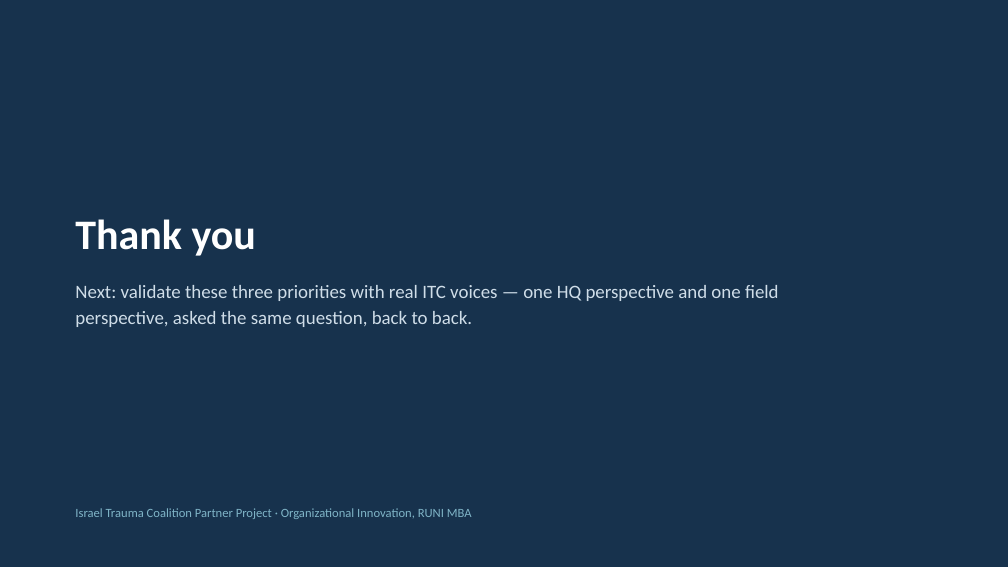
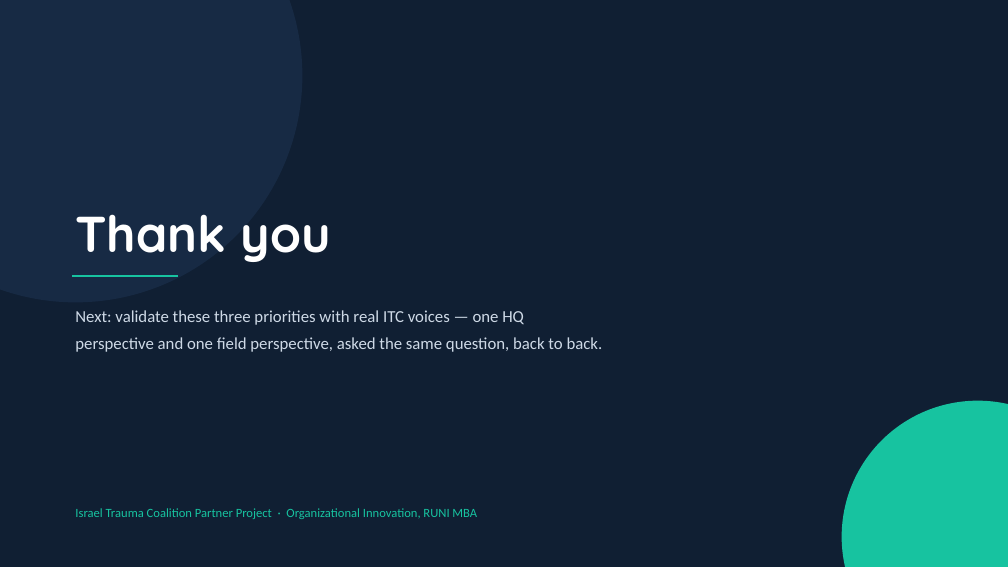
Before and after one commit to stglustein-maker/itc-innovation-assessment, a slide deck: slide 18 of ITC_Innovation_Readiness_Assessment.pptx (slide 15 before the commit). Drawn at 1008x567 pixels with LibreOffice and Linux fonts; fonts in the diff are those of the drawing. Boxes give left, top, right and bottom in pixels: in the first picture for what was removed or moved away, otherwise in the second. Text is boxed around its words. In the diff, an @@ line names an element or a change of style, - is before the commit and + after.

```diff
--- a/ITC_Innovation_Readiness_Assessment.pptx
+++ b/ITC_Innovation_Readiness_Assessment.pptx
@@ background #17324D to #101F33 @@
@@ ellipse added at (0,0,302,302), fill #172A44 @@
@@ text "Thank you" at (75,214,331,262): size 40 to 48 pt, font Calibri to Quicksand @@
@@ line added from (72, 276) to (178, 276), #17C3A0 2.5 pt @@
@@ text at (75,310,603,352): text changed; size 18 to 16 pt; text colour #CFDDE8 to #CED9E6 @@
-Next: validate these three priorities with real ITC voices — one HQ perspective and one field perspective, asked the same question, back to back.
+Next: validate these three priorities with real ITC voices — one HQ
+perspective and one field perspective, asked the same question, back to back.
@@ ellipse added at (842,401,1008,567), fill #17C3A0 @@
@@ text "Israel Trauma Coalition Partner Project ..." at (75,508,477,519): text colour #7FB4C7 to #17C3A0 @@
```
Also in this commit, not shown: 12 other slides changed, 5 slides added, 2 slides removed.
